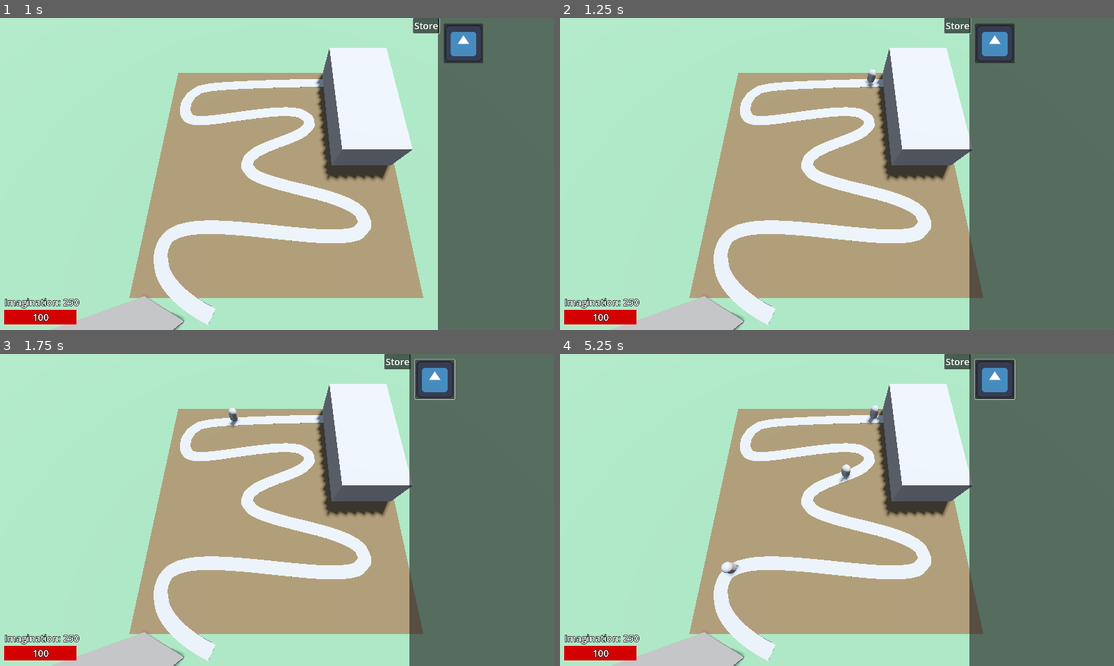
Above: before the commit, frames 1-4 (two rows, left to right).
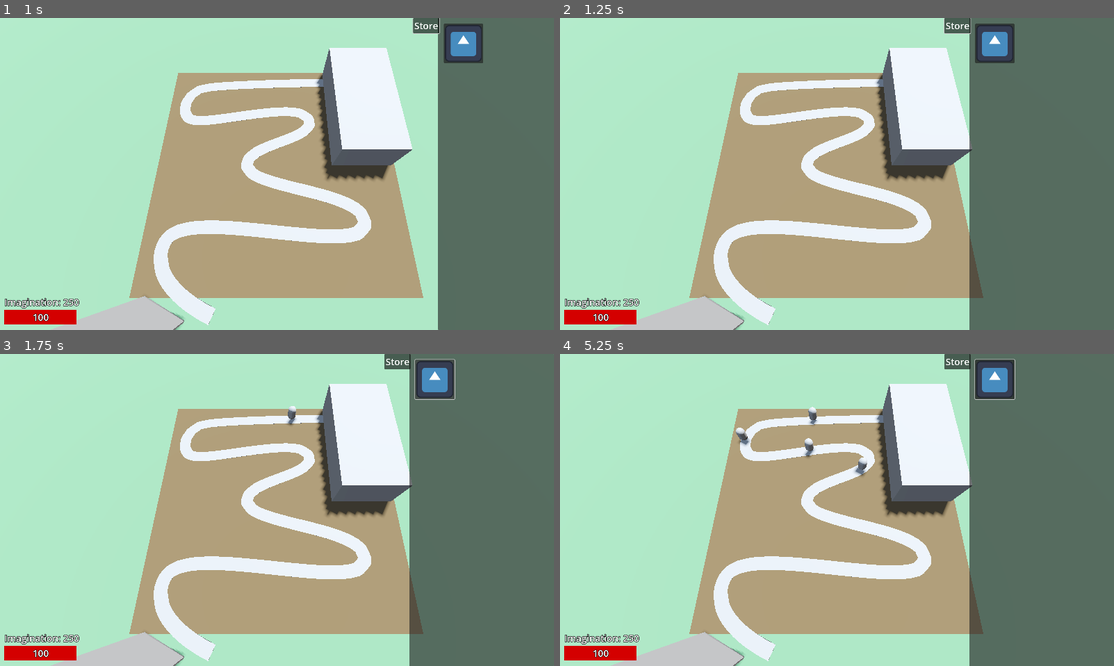
Above: after the commit, the same moments.

Repository: ellebell43/imagination-defense
Game: Godot game, scene res://levels/test-level.tscn
The game is run twice, just before and just after one commit, with the same random seed, the same clock (stepped at 60 frames per second) and the same inputs. The engine's default icon, where the game draws it, is replaced by a stand-in: a white triangle on a blue panel in a dark square.
Inputs (mouse positions are in pixels of both pictures, inside the frame that each line leads up to):
- Up to frame 1 (1 s): click "Store" at 0.5 s
- Up to frame 2 (1.25 s): no input
- Up to frame 3 (1.75 s): click (432, 378) at 1.25 s
- Up to frame 4 (5.25 s): click "Store" at 2 s; click "Store" at 2.75 s; click (992, 378) at 3.5 s; click (992, 378) at 4.25 s; move the mouse to (958, 494) at 5.02 s

Frame 1 is identical in both runs. In frame 2, less than 0.1% of the frame differs, in the area x 55-58%, y 16-23%; in frame 3, 0.2%; in frame 4, 0.6%, in the area x 29-58%, y 16-72%.

Commit message:
towers shoot
- towers show range during preview, which turns red if the tower is colliding
- towers look at enemy and shoot projectiles
- towers have customizable shoot speed, projectile speed, range, and damage

Diff:
--- a/level-components/enemies/base-enemy/base-enemy.tscn
+++ b/level-components/enemies/base-enemy/base-enemy.tscn
@@ -13,6 +13,7 @@
 [node name="Enemy" type="PathFollow3D"]
 loop = false
 script = ExtResource("1_j8mh7")
+speed = 1.5
 
 [node name="MeshInstance3D" type="MeshInstance3D" parent="."]
 transform = Transform3D(1, 0, 0, 0, 1, 0, 0, 0, 1, 0, 0.13, 0)
--- a/level-components/enemy-path/enemy-path.tscn
+++ b/level-components/enemy-path/enemy-path.tscn
@@ -12,6 +12,7 @@
 [node name="EnemyPath" type="Path3D"]
 curve = SubResource("Curve3D_ux3rr")
 script = ExtResource("1_ivn3v")
+spawn_time = 1
 
 [node name="SpawnTimer" type="Timer" parent="."]
 autostart = true
--- a/projectiles/base-projectile/base-projectile.gd
+++ b/projectiles/base-projectile/base-projectile.gd
@@ -1,13 +1,12 @@
 class_name Projectile
 extends MeshInstance3D
-
-@export var despawn_time := 2.0
-@export var damage := 1
-@export var speed := 3.0
 
 @onready var despawn_timer: Timer = $DespawnTimer
 
 var direction := Vector3.FORWARD
+var despawn_time := 2.0
+var damage := 1 # used by enemy node
+var speed := 3.0
 
 func _ready() -> void:
 	despawn_timer.wait_time = despawn_time
--- a/projectiles/base-projectile/base-projectile.tscn
+++ b/projectiles/base-projectile/base-projectile.tscn
@@ -11,6 +11,7 @@
 radius = 0.05
 
 [node name="BaseProjectile" type="MeshInstance3D"]
+top_level = true
 mesh = SubResource("SphereMesh_oy021")
 script = ExtResource("1_7p27o")
 
--- a/towers/base-tower/base-tower.tscn
+++ b/towers/base-tower/base-tower.tscn
@@ -3,7 +3,7 @@
 [ext_resource type="Material" uid="uid://dynrbqeyjgs6y" path="res://assets/textures/test-tower-purple.tres" id="1_4es7r"]
 [ext_resource type="Script" uid="uid://d2ro8ynukod2x" path="res://towers/base-tower/base_tower.gd" id="1_onjin"]
 [ext_resource type="PackedScene" uid="uid://crgq5ps678md6" path="res://projectiles/base-projectile/base-projectile.tscn" id="3_gv64v"]
-[ext_resource type="Material" uid="uid://bcmpwumyo7hin" path="res://assets/textures/blue_tower_range.tres" id="4_ktkvw"]
+[ext_resource type="Material" uid="uid://bcmpwumyo7hin" path="res://assets/textures/tower_range_blue.tres" id="4_ktkvw"]
 
 [sub_resource type="BoxMesh" id="BoxMesh_4es7r"]
 material = ExtResource("1_4es7r")
@@ -43,6 +43,7 @@
 [node name="Node3D" type="Node3D" parent="."]
 
 [node name="ShotTimer" type="Timer" parent="."]
+autostart = true
 
 [node name="Barrel" type="MeshInstance3D" parent="."]
 transform = Transform3D(1, 0, 0, 0, 1, 0, 0, 0, 1, 0, 0.06666541, 0.11858437)
--- a/towers/base-tower/base_tower.gd
+++ b/towers/base-tower/base_tower.gd
@@ -3,58 +3,72 @@
 
 enum TargetMethod {FURTHEST, CLOSEST, STRONGEST, LAST}
 
+# exported variables
 @export var cost := 50
 @export var target_method := TargetMethod.FURTHEST
-@export var shoot_speed := 1.5
+@export var shoot_speed := .5
+@export var projectile_speed := 5.0
 @export var projectile: PackedScene
-@export var tower_range := 1.0
+@export var tower_range := 0.6
+@export var damage := 1
 
+# nodes from the scene tree
 @onready var gui: GUI = get_tree().get_first_node_in_group("gui")
+
+# texture references
 @onready var collision_texture: Material = preload("res://assets/textures/unshaded-red.tres")
+@onready var range_blue: Material = preload("res://assets/textures/tower_range_blue.tres")
+@onready var range_red: Material = preload("res://assets/textures/tower_range_red.tres")
 
-@onready var tower_collision: Area3D = $TowerCollision
-@onready var tower_range_area: Area3D = $TowerRange
+# children references
+@onready var collision_area: Area3D = $TowerCollision
+@onready var range_area: Area3D = $TowerRange
+@onready var range_mesh: MeshInstance3D = $RangeMesh
 @onready var shot_timer: Timer = $ShotTimer
 @onready var barrel: MeshInstance3D = $Barrel
-@onready var range_mesh: MeshInstance3D = $RangeMesh
 
 var preview = false:
 	set(new_preview):
-		# remove from scene or charge cost when dropping out of preview
-		if new_preview == false:
-			if tower_collision.has_overlapping_bodies() or tower_collision.get_overlapping_areas():
+		preview = new_preview
+		# remove from scene or charge cost and hide range when dropping out of preview
+		if preview == false:
+			if collision_area.has_overlapping_bodies() or collision_area.get_overlapping_areas():
 				queue_free()
 			else:
 				gui.currency -= cost
-
-var tower_material: Material
+				range_mesh.visible = false
+				shoot = true
+var tower_material: Material # set during _ready()
 var shoot := false
 
 func _ready() -> void:
 	tower_material = material_override
-	var tower_range_shape: CollisionShape3D = tower_range_area.get_child(0)
+	var tower_range_shape: CollisionShape3D = range_area.get_child(0)
 	tower_range_shape.shape.radius = tower_range
 	range_mesh.mesh.radius = tower_range
+	shot_timer.wait_time = shoot_speed
 
 func _process(_delta: float) -> void:
 	if preview:
-		if tower_collision.has_overlapping_bodies() or tower_collision.get_overlapping_areas():
+		if collision_area.has_overlapping_bodies() or collision_area.get_overlapping_areas():
 			material_override = collision_texture
+			range_mesh.material_override = range_red
 		else:
 			material_override = tower_material
+			range_mesh.material_override = range_blue
 
 func _physics_process(_delta: float) -> void:
 	var target = determine_target()
 	if target and not preview:
-		shoot = true
 		look_at(target.global_position, Vector3.UP, true)
 		rotation.x = 0
+		shoot = true
 	else:
 		shoot = false
 
 func determine_target() -> PathFollow3D:
 	var target: PathFollow3D = null
-	var areas = tower_range_area.get_overlapping_areas()
+	var areas = range_area.get_overlapping_areas()
 	for item in areas:
 		var entity = item.get_parent()
 		if entity is Enemy:
@@ -77,5 +91,7 @@
 	if shoot:
 		var shot: Projectile = projectile.instantiate()
 		add_child(shot)
+		shot.speed = projectile_speed
+		shot.damage = damage
 		shot.global_position = barrel.global_position
 		shot.direction = barrel.global_transform.basis.z
Renamed: assets/textures/blue_tower_range.tres -> assets/textures/tower_range_blue.tres
Renamed: assets/textures/red_tower_range.tres -> assets/textures/tower_range_red.tres
